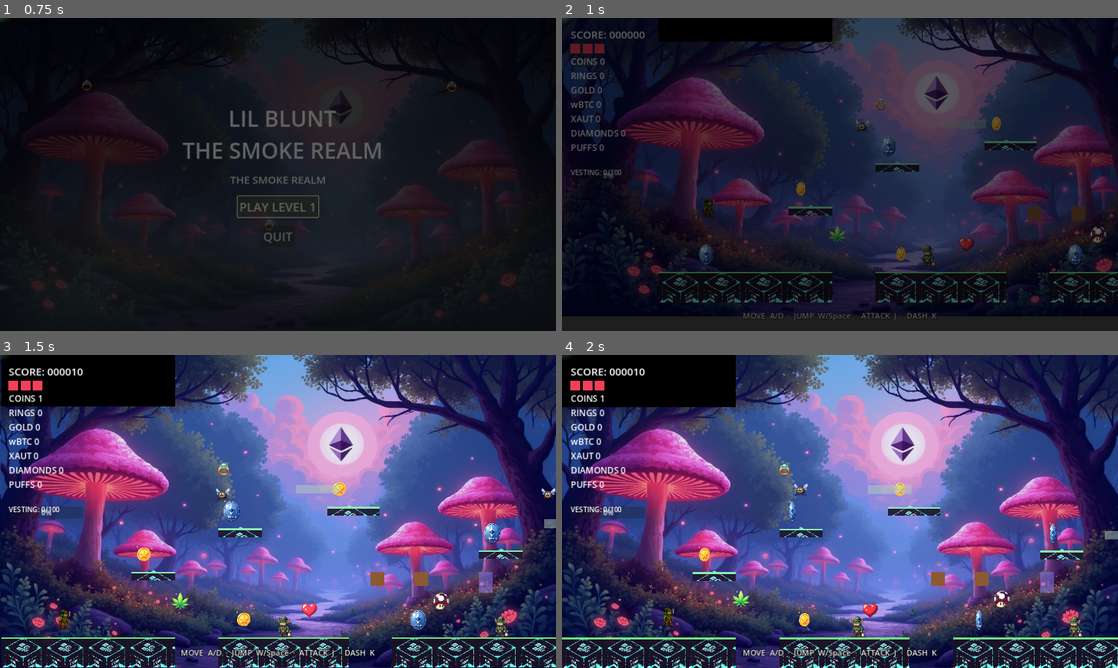
Above: before the commit, frames 1-4 (two rows, left to right).
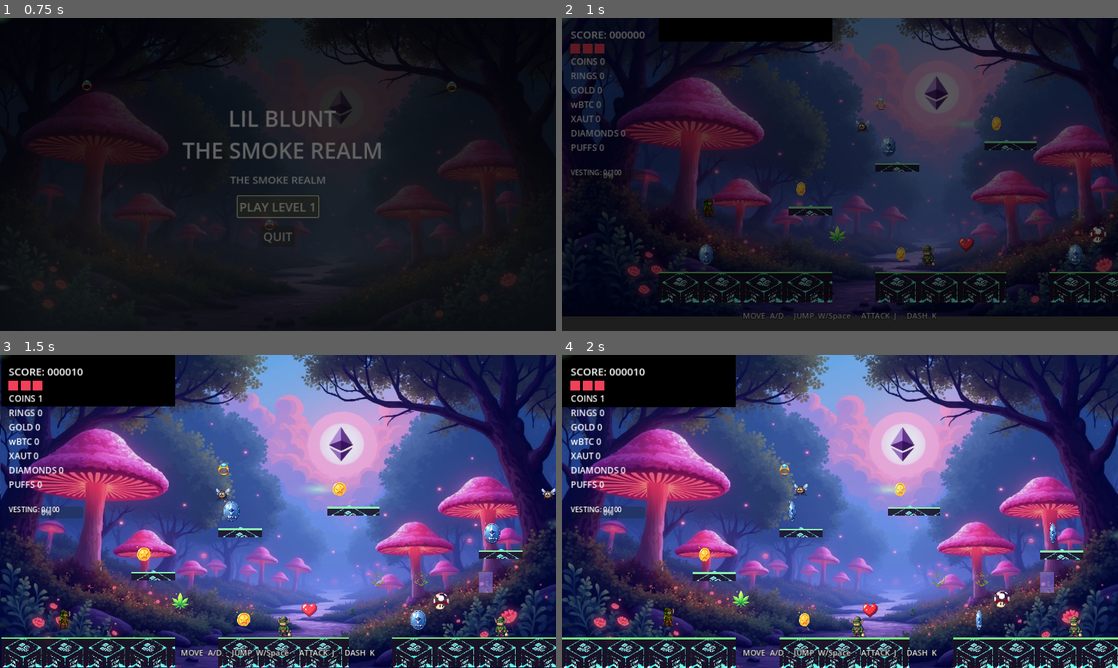
Above: after the commit, the same moments.

Repository: youngstunners88/GM-GAME
Game: Godot game, scene res://src/ui/main_menu.tscn
Two runs of this game, one before a commit and one after it. Both use one fixed random seed, a clock stepped at 60 frames per second and the inputs below. Sound files missing from this copy of the repository are replaced by a short silence.
Inputs (mouse positions are in pixels of both pictures, inside the frame that each line leads up to):
- Up to frame 1 (0.75 s): click "PLAY LEVEL 1" at 0.5 s
- Up to frame 2 (1 s): no input
- Up to frame 3 (1.5 s): move the mouse to (400, 495) at 1.27 s; hold D (move_right) from 1.28 s (still down); hold J (attack) from 1.28 s (still down); click (400, 495) at 1.42 s
- Up to frame 4 (2 s): keep holding D (move_right); keep holding J (attack); tap Space (jump) at 1.52 s

Frame 1 is identical in both runs. In frame 2, 0.2% of the frame differs, in the area x 83-94%, y 60-65%; in frame 3, 0.4%; in frame 4, 0.4%, in the area x 55-100%, y 41-74%.
Error in both runs: Cannot call method 'get_visible_rect' on a null value. (res://src/autoload/mobile_input_handler.gd:23)

Commit message:
fix(aesthetics): breakable blocks + smoke-cloud platforms were the last ColorRects
Gameplay screenshot showed two brown squares (breakable_block, a brown
ColorRect) and flat smoke platforms (also a ColorRect). Both were the last
placeholder primitives:
- breakable_block: now the blockchain-block tile, amber-tinted so it reads as
  special/breakable vs the cyan static platforms.
- smoke_cloud_platform (Smoke Realm's signature floating platforms): now a
  soft pale-green cloud blob (fx_dot stretched) instead of a flat rectangle.
- Trimmed both scripts' ColorRect color/size pokes (would've errored on the
  new Sprite2D nodes).
Dropped an unused Muapi smoke-cloud generation (wispy clouds don't chroma-key
reliably — the stretched soft-dot reads better anyway).

Co-Authored-By: Claude Fable 5 <noreply@anthropic.com>
Claude-Session: https://claude.ai/code/session_01KkjNwKWegSVaQWrVTiU8ru

Diff:
--- a/src/level/breakable_block.gd
+++ b/src/level/breakable_block.gd
@@ -1,12 +1,10 @@
 extends StaticBody2D
 
-@onready var sprite: ColorRect = $ColorRect
+@onready var sprite: Sprite2D = $Sprite
 @onready var collision: CollisionShape2D = $CollisionShape2D
 
 func _ready() -> void:
     add_to_group("breakable")
-    sprite.color = Color(0.55, 0.35, 0.2, 1.0)
-    sprite.size = Vector2(32, 32)
     collision.position = Vector2(16, 16)
 
 func break_block() -> void:
--- a/src/level/breakable_block.tscn
+++ b/src/level/breakable_block.tscn
@@ -1,6 +1,7 @@
-[gd_scene load_steps=3 format=3]
+[gd_scene load_steps=4 format=3]
 
 [ext_resource type="Script" path="res://src/level/breakable_block.gd" id="1_block"]
+[ext_resource type="Texture2D" path="res://src/assets/sprites/tile_block-chain.png" id="2_block"]
 
 [sub_resource type="RectangleShape2D" id="RectangleShape2D_block"]
 size = Vector2(32, 32)
@@ -10,11 +11,11 @@
 collision_mask = 2
 script = ExtResource("1_block")
 
-[node name="ColorRect" type="ColorRect" parent="."]
-anchors_preset = 0
-offset_right = 32.0
-offset_bottom = 32.0
-color = Color(0.55, 0.35, 0.2, 1)
+[node name="Sprite" type="Sprite2D" parent="."]
+position = Vector2(16, 16)
+scale = Vector2(0.34, 0.34)
+texture = ExtResource("2_block")
+modulate = Color(1, 0.62, 0.25, 1)
 
 [node name="CollisionShape2D" type="CollisionShape2D" parent="."]
 position = Vector2(16, 16)
--- a/src/level/smoke_cloud_platform.gd
+++ b/src/level/smoke_cloud_platform.gd
@@ -7,13 +7,11 @@
 var start_pos: Vector2 = Vector2.ZERO
 var moving_forward: bool = true
 
-@onready var sprite: ColorRect = $ColorRect
+@onready var sprite: Sprite2D = $Sprite
 @onready var collision: CollisionShape2D = $CollisionShape2D
 
 func _ready() -> void:
     start_pos = position
-    sprite.color = Color(0.7, 0.8, 0.75, 0.5)
-    sprite.size = Vector2(100, 20)
     collision.position = Vector2(50, 10)
     # One-way collision so player can jump through from below
     collision.one_way_collision = true
--- a/src/level/smoke_cloud_platform.tscn
+++ b/src/level/smoke_cloud_platform.tscn
@@ -1,6 +1,7 @@
-[gd_scene load_steps=3 format=3]
+[gd_scene load_steps=4 format=3]
 
 [ext_resource type="Script" path="res://src/level/smoke_cloud_platform.gd" id="1_plat"]
+[ext_resource type="Texture2D" path="res://src/assets/sprites/fx_dot.png" id="2_plat"]
 
 [sub_resource type="RectangleShape2D" id="RectangleShape2D_plat"]
 size = Vector2(100, 20)
@@ -10,11 +11,11 @@
 collision_mask = 0
 script = ExtResource("1_plat")
 
-[node name="ColorRect" type="ColorRect" parent="."]
-anchors_preset = 0
-offset_right = 100.0
-offset_bottom = 20.0
-color = Color(0.7, 0.8, 0.75, 0.5)
+[node name="Sprite" type="Sprite2D" parent="."]
+position = Vector2(50, 10)
+scale = Vector2(4.2, 1.3)
+texture = ExtResource("2_plat")
+modulate = Color(0.72, 1, 0.82, 0.7)
 
 [node name="CollisionShape2D" type="CollisionShape2D" parent="."]
 position = Vector2(50, 10)
